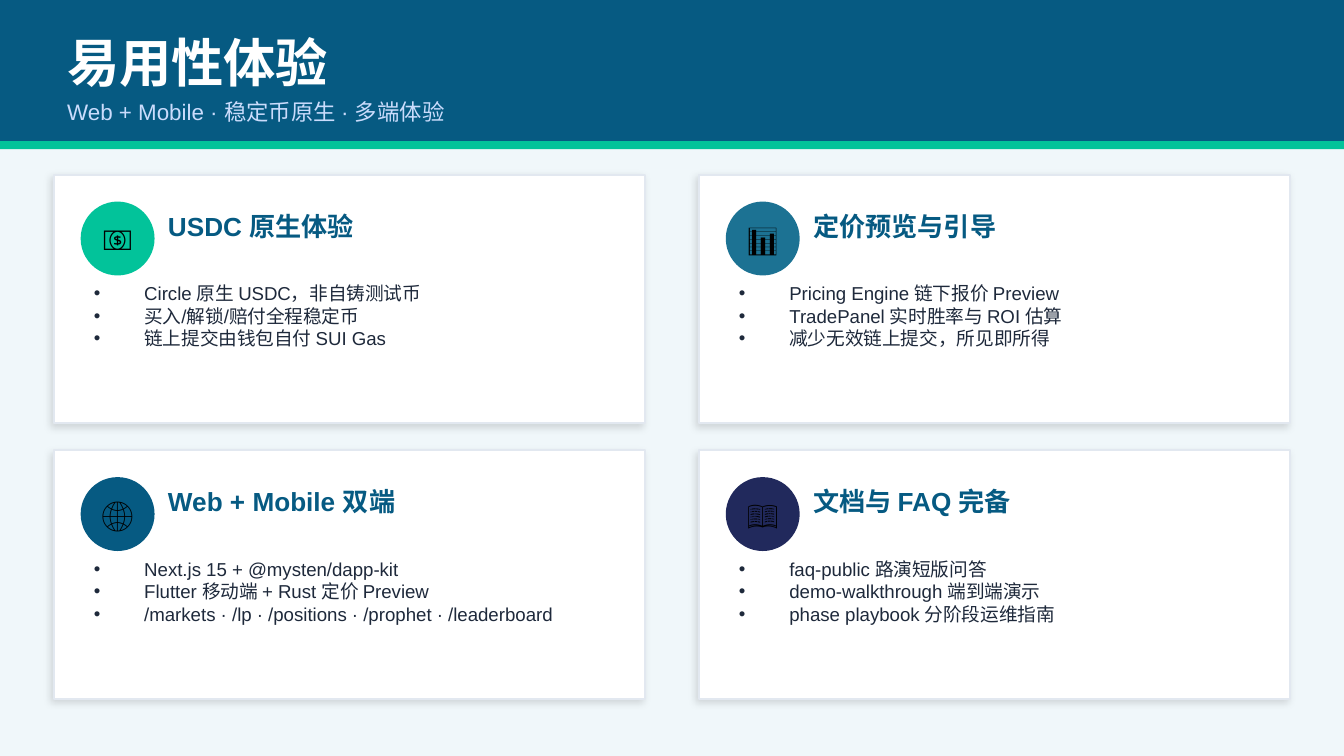
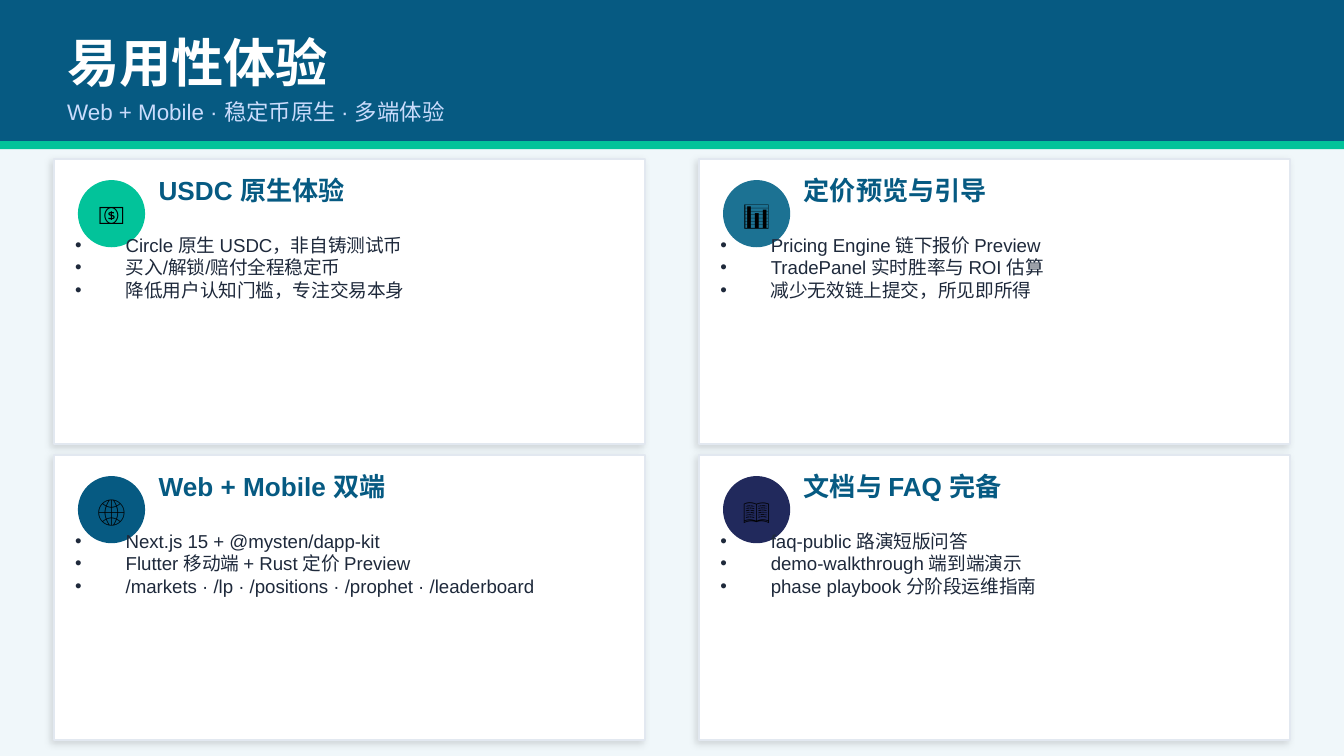
Before and after one commit to bamaao/x-market, a slide deck: slide 10 of docs/presentations/X-Market-Sui-Overview.zh.pptx (slide 11 before the commit). Drawn at 1344x756 pixels with LibreOffice and Linux fonts; fonts in the diff are those of the drawing. Boxes give left, top, right and bottom in pixels: in the first picture for what was removed or moved away, otherwise in the second. Text is boxed around its words. In the diff, an @@ line names an element or a change of style, - is before the commit and + after.

```diff
--- a/docs/presentations/X-Market-Sui-Overview.zh.pptx
+++ b/docs/presentations/X-Market-Sui-Overview.zh.pptx
@@ rectangle: place and size @@
-rectangle at (54, 175, 645, 423)
+rectangle at (54, 159, 645, 444)
@@ text "USDC 原生体验": place and size @@
-text "USDC 原生体验" at (168, 213, 354, 239)
+text "USDC 原生体验" at (159, 177, 345, 203)
@@ rectangle: place and size @@
-rectangle at (699, 175, 1290, 423)
+rectangle at (699, 159, 1290, 444)
@@ vertical alignment middle to top in 4 elements at (159, 474, 386, 499), (804, 473, 1001, 501), (159, 177, 345, 203), (804, 177, 987, 203) @@
@@ text "定价预览与引导": place and size @@
-text "定价预览与引导" at (813, 213, 996, 239)
+text "定价预览与引导" at (804, 177, 987, 203)
@@ ellipse: place and size @@
-ellipse at (81, 202, 155, 276)
+ellipse at (78, 180, 145, 247)
@@ text "💵": place and size @@
-text "💵" at (81, 202, 155, 276)
+text "💵" at (78, 180, 145, 247)
@@ size 16 to 14 pt in 4 elements at (78, 476, 145, 543), (723, 476, 790, 543), (78, 180, 145, 247), (723, 180, 790, 247) @@
@@ ellipse: place and size @@
-ellipse at (726, 202, 800, 276)
+ellipse at (723, 180, 790, 247)
@@ text "📊": place and size @@
-text "📊" at (726, 202, 800, 276)
+text "📊" at (723, 180, 790, 247)
@@ text "Circle 原生 USDC，非自铸测试币": place and size @@
-text "Circle 原生 USDC，非自铸测试币" at (144, 284, 421, 347)
+text "Circle 原生 USDC，非自铸测试币" at (126, 236, 405, 299)
@@ text "Pricing Engine 链下报价 Preview": place and size @@
-text "Pricing Engine 链下报价 Preview" at (789, 284, 1062, 347)
+text "Pricing Engine 链下报价 Preview" at (771, 236, 1044, 299)
@@ text at (126, 281, 405, 299): text changed @@
-• 链上提交由钱包自付 SUI Gas
+• 降低用户认知门槛，专注交易本身
@@ rectangle: place and size @@
-rectangle at (54, 450, 645, 699)
+rectangle at (54, 454, 645, 739)
@@ ellipse: place and size @@
-ellipse at (81, 477, 155, 551)
+ellipse at (78, 476, 145, 543)
@@ text "Web + Mobile 双端": place and size @@
-text "Web + Mobile 双端" at (168, 489, 395, 514)
+text "Web + Mobile 双端" at (159, 474, 386, 499)
@@ rectangle: place and size @@
-rectangle at (699, 450, 1290, 699)
+rectangle at (699, 454, 1290, 739)
@@ ellipse: place and size @@
-ellipse at (726, 477, 800, 551)
+ellipse at (723, 476, 790, 543)
@@ text "文档与 FAQ 完备": place and size @@
-text "文档与 FAQ 完备" at (813, 488, 1011, 516)
+text "文档与 FAQ 完备" at (804, 473, 1001, 501)
@@ text "Next.js 15 + @mysten/dapp-kit": place and size @@
-text "Next.js 15 + @mysten/dapp-kit" at (144, 562, 553, 625)
+text "Next.js 15 + @mysten/dapp-kit" at (126, 534, 535, 597)
@@ text "faq-public 路演短版问答": place and size @@
-text "faq-public 路演短版问答" at (789, 560, 1055, 625)
+text "faq-public 路演短版问答" at (771, 532, 1036, 597)
```
Also in this commit, not shown: 7 other slides changed, 2 slides removed, 2 other files.
